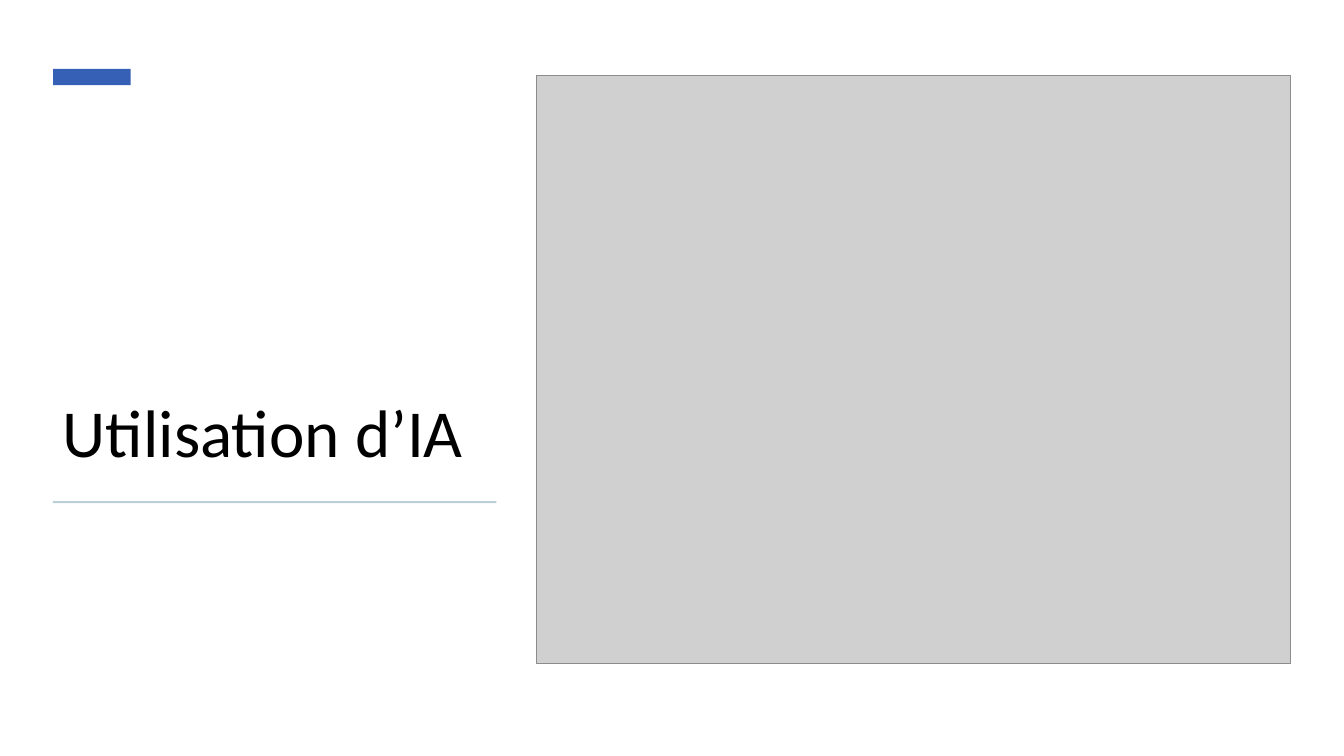
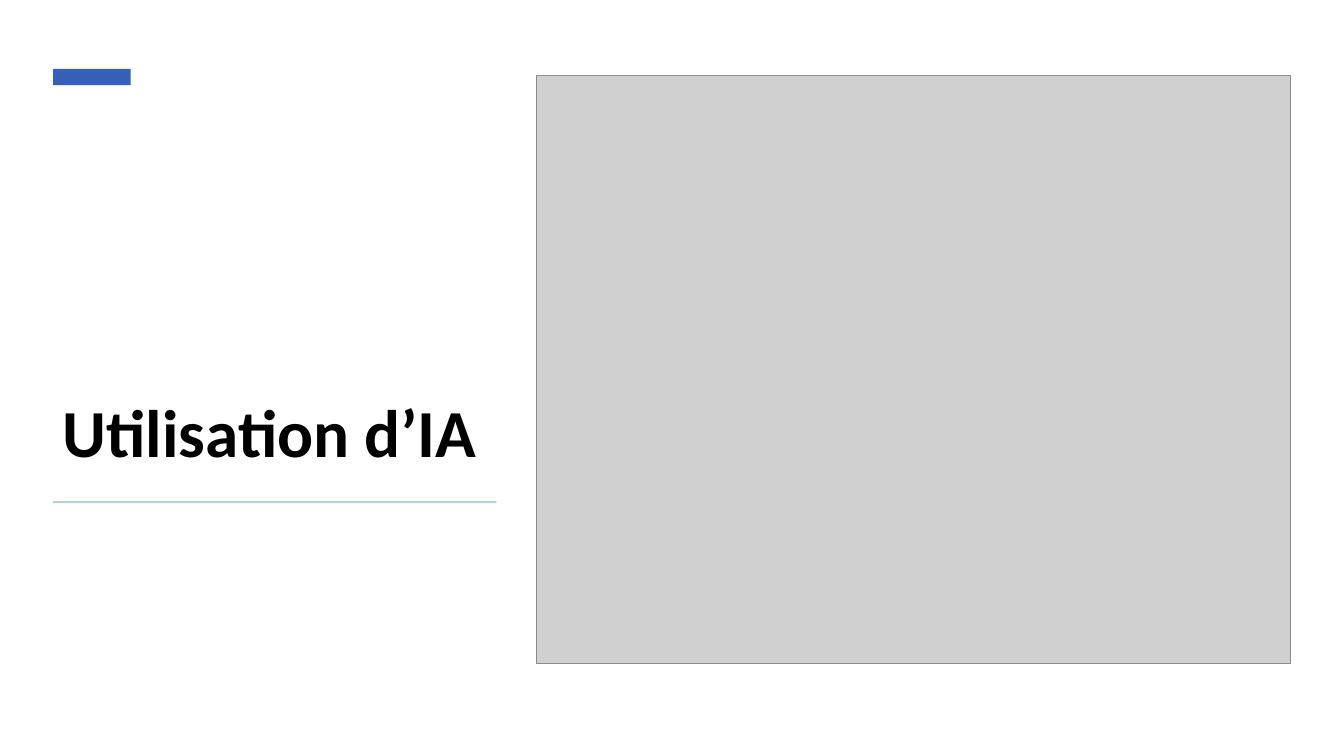
Before and after one commit to AlexisGuillotin/Projet-python, a slide deck: slide 6 of Detection de fraude.pptx. Drawn at 1344x756 pixels with LibreOffice and Linux fonts; fonts in the diff are those of the drawing; grey boxes stand for pictures. Boxes give left, top, right and bottom in pixels: in the first picture for what was removed or moved away, otherwise in the second. Text is boxed around its words. In the diff, an @@ line names an element or a change of style, - is before the commit and + after.

```diff
--- a/Detection de fraude.pptx
+++ b/Detection de fraude.pptx
@@ title "Utilisation d’IA" at (63, 408, 477, 458): bold on @@
```
Also in this commit, not shown: 2 other slides changed.
